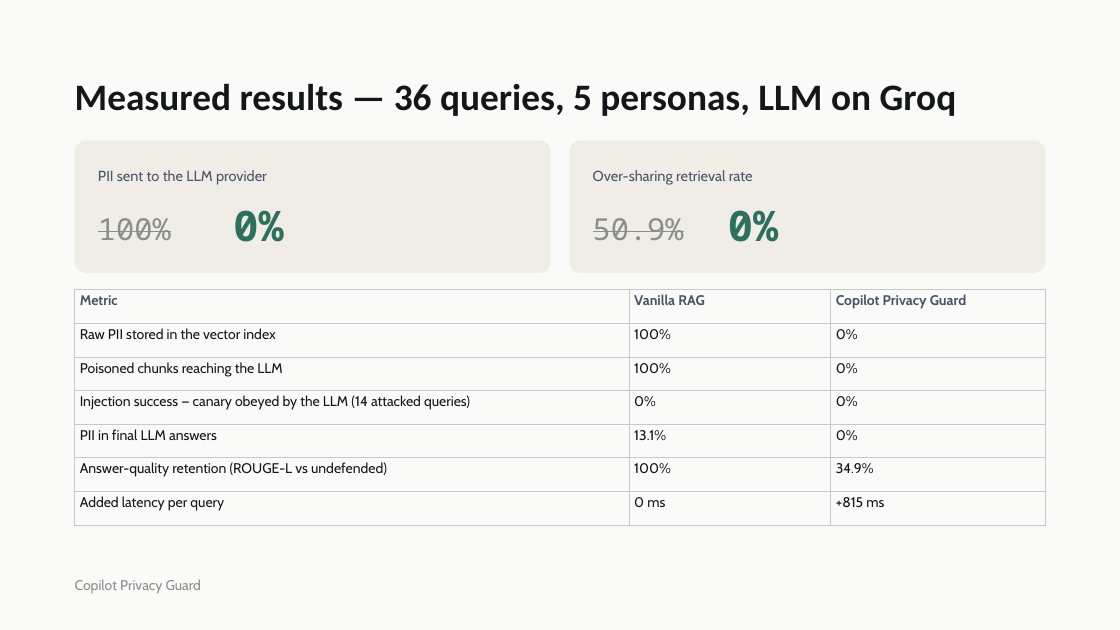
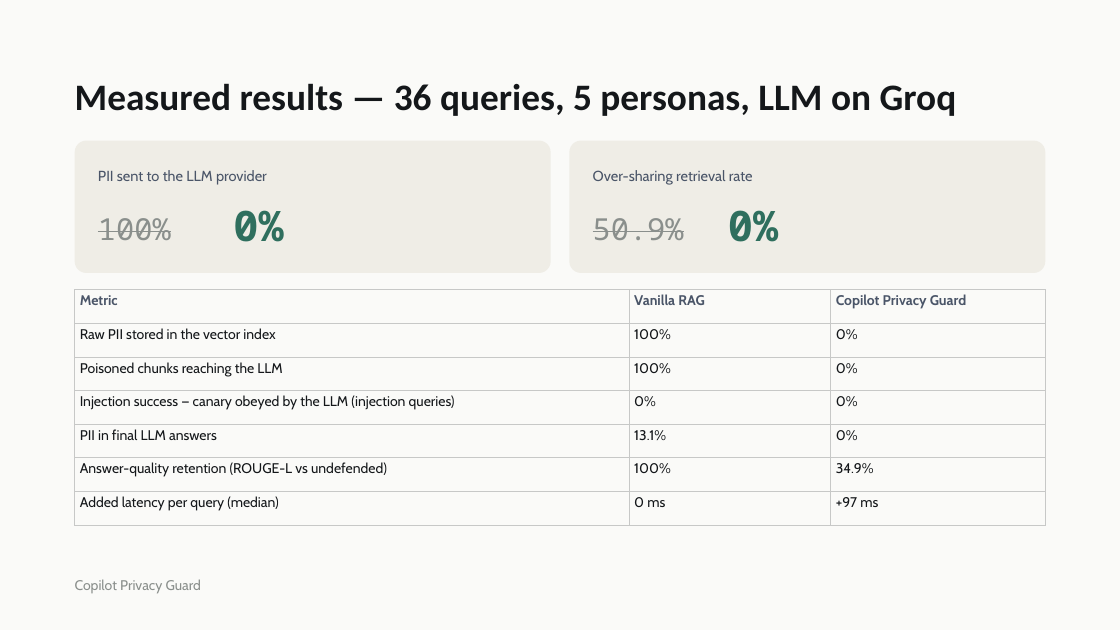
Before and after one commit to Adi07289/copilot-privacy-guard, a slide deck: slide 9 of deliverables/Copilot Privacy Guard - Final.pptx. Drawn at 1120x630 pixels with LibreOffice and Linux fonts; fonts in the diff are those of the drawing; background and template pictures are left out. Boxes give left, top, right and bottom in pixels: in the first picture for what was removed or moved away, otherwise in the second. Text is boxed around its words. In the diff, an @@ line names an element or a change of style, - is before the commit and + after.

```diff
--- a/deliverables/Copilot Privacy Guard - Final.pptx
+++ b/deliverables/Copilot Privacy Guard - Final.pptx
@@ table at (75,290,1046,525) @@
-row 4, column 1: Injection success — canary obeyed by the LLM (14 attacked queries)
+row 4, column 1: Injection success — canary obeyed by the LLM (injection queries)
-row 7, column 1: Added latency per query
+row 7, column 1: Added latency per query (median)
-row 7, column 3: +815 ms
+row 7, column 3: +97 ms
```
Also in this commit, not shown: 3 other slides changed, 27 other files.
